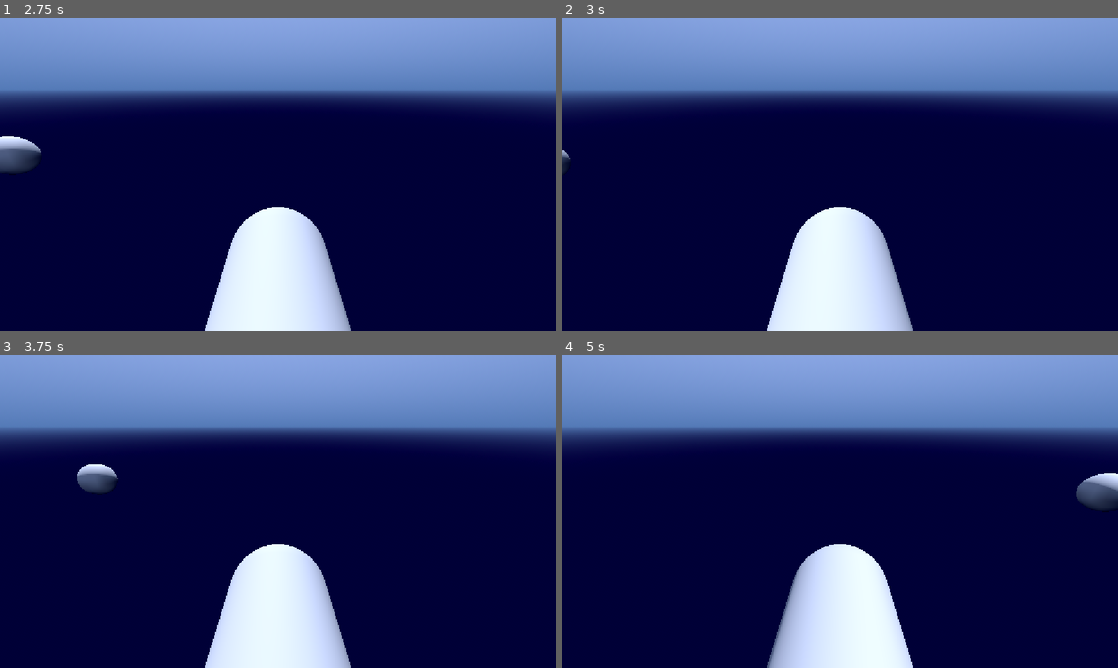
Above: before the commit, frames 1-4 (two rows, left to right).
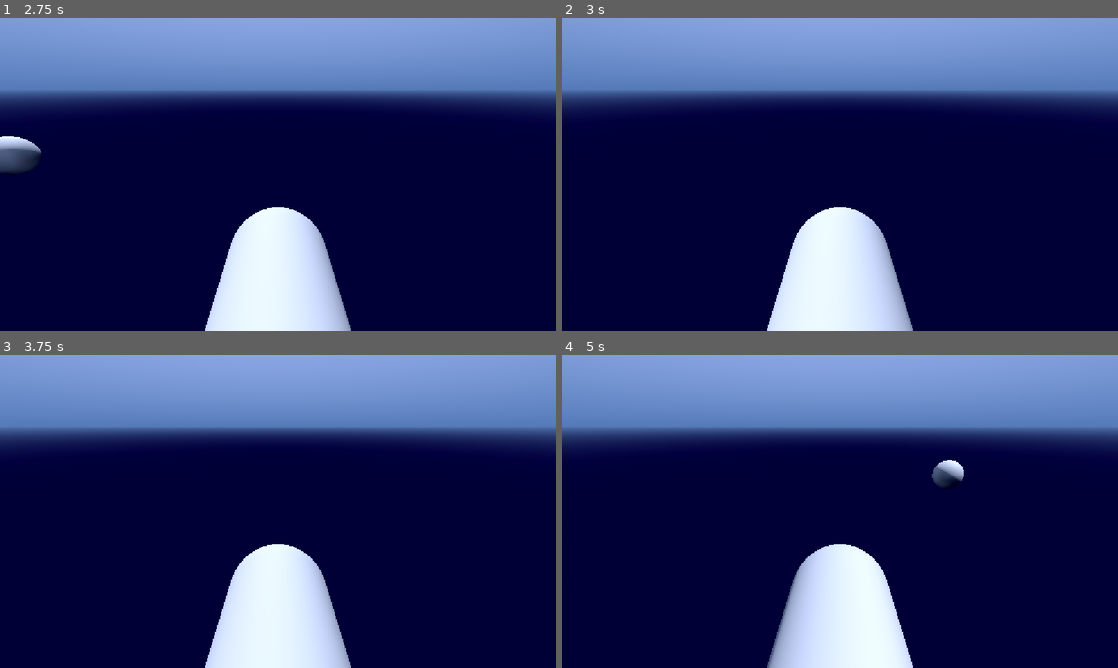
Above: after the commit, the same moments.

Repository: PeterDrake/yachtsinkers
Game: Godot game, scene res://yachtsinkers.tscn
Same seed, same stepped clock (60 frames per second), same inputs: the game is played once before the commit and once after it. Sound files missing from this copy of the repository are replaced by a short silence.
Inputs:
- Up to frame 1 (2.75 s): tap Enter at 0.5 s; hold Right (right) 0.53-1.28 s; tap Space (space) at 0.6, 1.35, 2.1 s; hold Left (left) 1.28-2.03 s; hold Right (right) from 2.03 s (still down)
- Up to frame 2 (3 s): release Right (right) at 2.78 s; hold Up (forward) from 2.78 s (still down); tap Space (space) at 2.85 s
- Up to frame 3 (3.75 s): tap Space (space) at 3.5, 3.6 s; release Up (forward) at 3.53 s; hold Left (left) from 3.53 s (still down)
- Up to frame 4 (5 s): keep holding Left (left); tap Space (space) at 4.35 s

Frame 1 is identical in both runs. In frame 2, less than 0.1% of the frame differs, in the area x 0-2%, y 42-50%; in frame 3, 0.5%; in frame 4, 1.1%, in the area x 66-100%, y 33-51%.
Error in both runs: Out of bounds get index '0' (on base: 'PackedStringArray') (res://speech.gd:3)

Commit message:
Player can move

Diff:
--- a/player.gd
+++ b/player.gd
@@ -11,6 +11,10 @@
 	var rotation_input := Input.get_axis("left", "right")
 	var rotation_direction := (transform.basis * Vector3(0, rotation_input, 0)).normalized()
 	rotation += rotation_direction * ROTATION_SPEED * delta
+	if Input.is_action_pressed("forward"):
+		velocity = global_transform.basis.z * SPEED
+	else:
+		velocity = Vector3.ZERO
 	move_and_slide()
 
 func _process(_delta: float) -> void:
